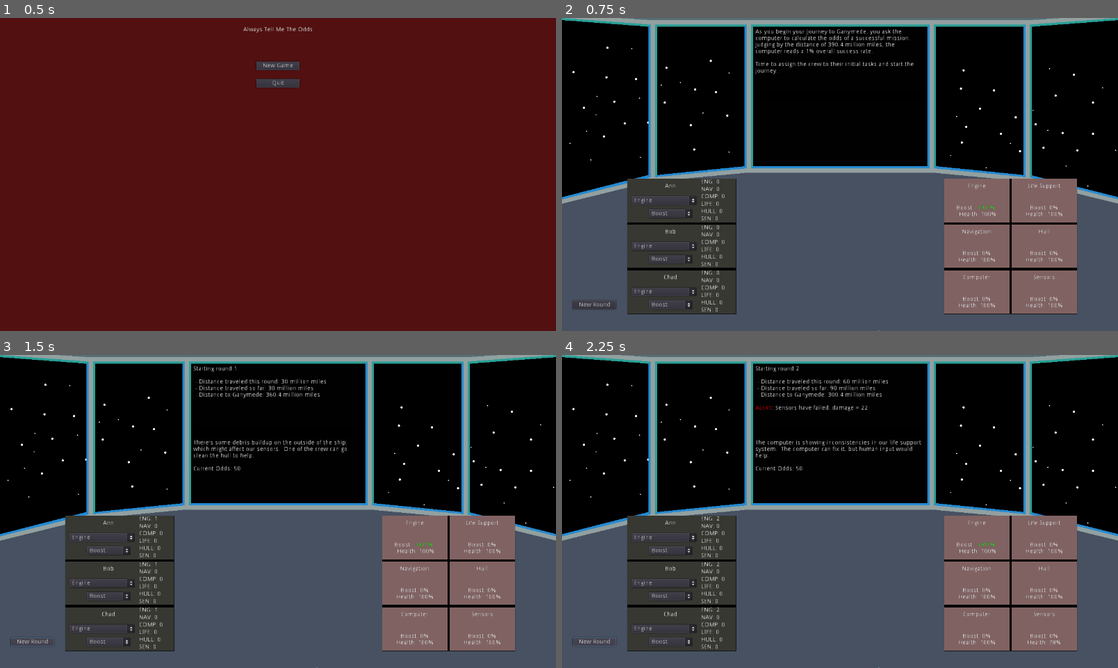
Above: before the commit, frames 1-4 (two rows, left to right).
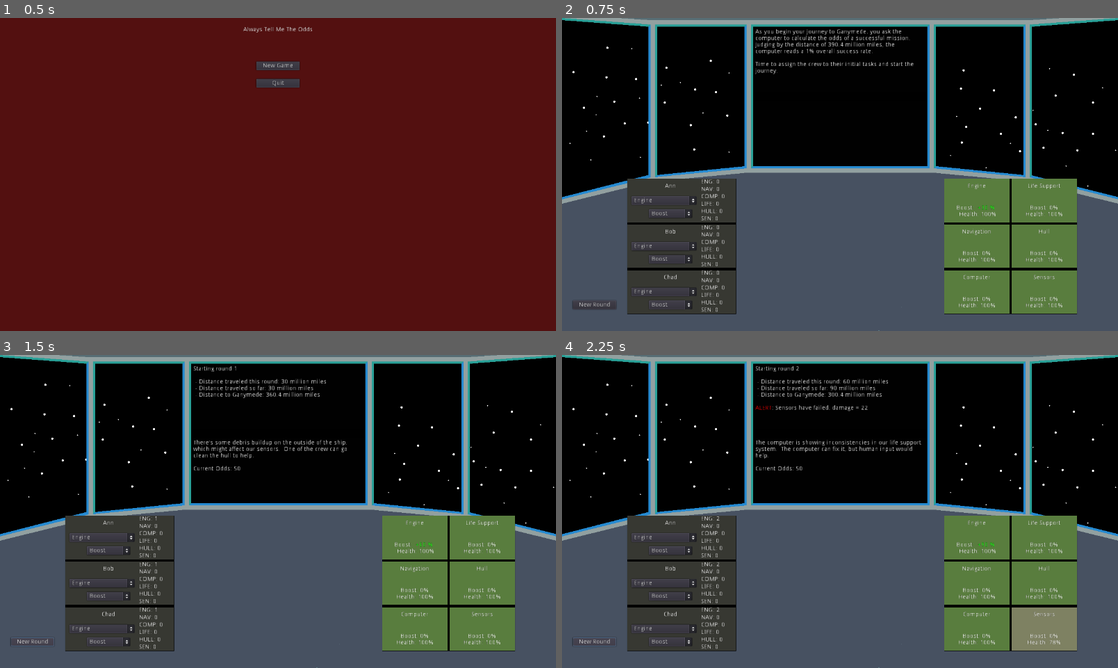
Above: after the commit, the same moments.

Repository: cparlette/alwaystellmetheodds
Game: Godot game, scene res://MainMenu.tscn
The game is run twice, just before and just after one commit, with the same random seed, the same clock (stepped at 60 frames per second) and the same inputs.
Inputs:
- Up to frame 1 (0.5 s): no input
- Up to frame 2 (0.75 s): click "New Game" at 0.5 s
- Up to frame 3 (1.5 s): click "New Round" at 1.25 s
- Up to frame 4 (2.25 s): click "New Round" at 2 s

Frame 1 is identical in both runs. In frame 2, 9.3% of the frame differs, in the area x 68-93%, y 51-95%; in frame 3, 9.3%; in frame 4, 9.3%.

Commit message:
Modules change color based on health

Diff:
--- a/Module.gd
+++ b/Module.gd
@@ -40,6 +40,16 @@
 			newText += "[color=lime] + " + str(repair) + "%[/color]"
 	newText += "[/center]"
 	$PercentLabel.bbcode_text = newText
+	# update module background color
+	if health == 100:
+		#green
+		$Background.color = Color("5a7e3f")
+	elif health > 50:
+		#yellow
+		$Background.color = Color("7f8263")
+	else:
+		#red
+		$Background.color = Color("826363")
 
 
 func causeDamage(damageAmount):
--- a/Module.tscn
+++ b/Module.tscn
@@ -13,7 +13,7 @@
 [node name="Background" type="ColorRect" parent="."]
 anchor_right = 1.0
 anchor_bottom = 1.0
-color = Color( 0.509804, 0.388235, 0.388235, 1 )
+color = Color( 0.352941, 0.494118, 0.247059, 1 )
 __meta__ = {
 "_edit_use_anchors_": false
 }
